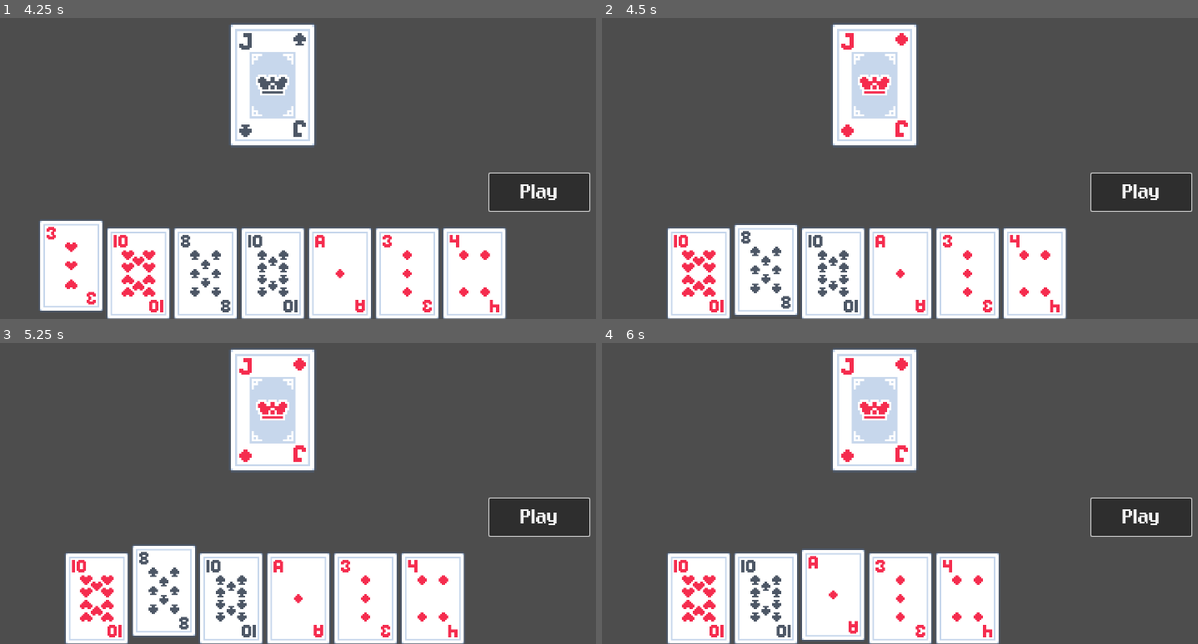
Above: before the commit, frames 1-4 (two rows, left to right).
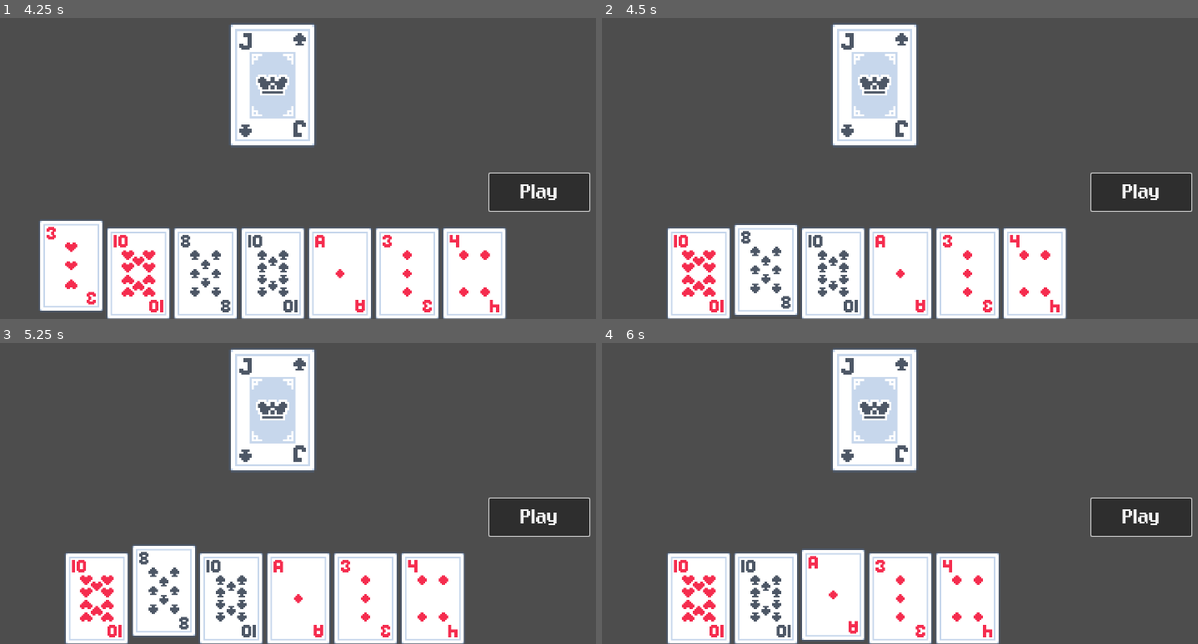
Above: after the commit, the same moments.

Repository: austintian03/regicide-clone
Game: Godot game, scene res://scenes/game.tscn
The game is run twice, just before and just after one commit, with the same random seed, the same clock (stepped at 60 frames per second) and the same inputs.
Inputs (mouse positions are in pixels of both pictures, inside the frame that each line leads up to):
- Up to frame 1 (4.25 s): click "Play" at 0.5 s; click "Play" at 1.25 s; click "Play" at 2 s; tap Enter at 2.75 s; move the mouse to (35, 273) at 2.77 s; press the mouse at (35, 273) at 2.78 s; tap Space at 3.5 s; move the mouse to (71, 273) at 3.52 s; release the mouse at (71, 273) at 3.53 s; right-click (71, 273) at 3.6 s; click (71, 273) at 3.67 s
- Up to frame 2 (4.5 s): tap Enter at 4.25 s; move the mouse to (739, 273) at 4.27 s; press the mouse at (739, 273) at 4.28 s
- Up to frame 3 (5.25 s): tap Space at 5 s; move the mouse to (166, 595) at 5.02 s; release the mouse at (166, 595) at 5.03 s; right-click (166, 595) at 5.1 s; click (166, 595) at 5.17 s
- Up to frame 4 (6 s): tap Enter at 5.75 s; move the mouse to (834, 598) at 5.77 s; press the mouse at (834, 598) at 5.78 s

Frame 1 is identical in both runs. In frame 2, 0.4% of the frame differs, in the area x 40-52%, y 4-40%; in frame 3, 0.4%; in frame 4, 0.4%.
Error after the commit: Invalid call. Nonexistent function 'is_empty' in base 'Resource (CardPile)'. (res://scripts/game.gd:100)

Commit message:
Add Play Area pile to catch played cards before moving them to Discard pile

Diff:
--- a/scripts/game.gd
+++ b/scripts/game.gd
@@ -7,6 +7,7 @@
 var deck := CardPile.new("Deck")
 var enemies := CardPile.new("Enemies")
 var discard := CardPile.new("Discard")
+var play_area := CardPile.new("Play Area")
 
 # relevant player information
 var player_damage: int = 0
@@ -76,11 +77,17 @@
 	if boss_health <= 0:
 		process_boss_death(boss_health)
 	else:
-		print("Boss card attacking!")
 		var post_mitigation_dmg = max(boss_card.do_damage() - player_defense, 0)
+		print("Boss card attacking for ", post_mitigation_dmg)
 		Events.emit_signal("boss_card_attacking", post_mitigation_dmg, player_defense)
 
 func process_boss_death(boss_health: int) -> void:
+	# reset player defense
+	player_defense = 0
+
+	# move cards from play area to discard pile
+	discard.add_cards(play_area.draw_cards(play_area.get_size()))
+
 	# release card resource to the correct pile depending on perfect lethal or not
 	if boss_health == 0:
 		print("Perfect lethal!")
@@ -90,7 +97,7 @@
 		discard.add_card(boss_card.on_death())
 
 	# draw new boss card or win game
-	if enemies.get_size() > 0:
+	if enemies.is_empty():
 		boss_card.set_card(enemies.draw_card())
 	else:
 		boss_card.queue_free()
@@ -106,6 +113,8 @@
 	for s in SUITS:
 		if s in card_suits and s != SUITS[boss_card.card.suit]:
 			resolve_suit_effect(s, card_sum)
+
+	play_area.add_cards(played_cards)
 
 func resolve_suit_effect(suit: String, val: int) -> void:
 	match suit:
